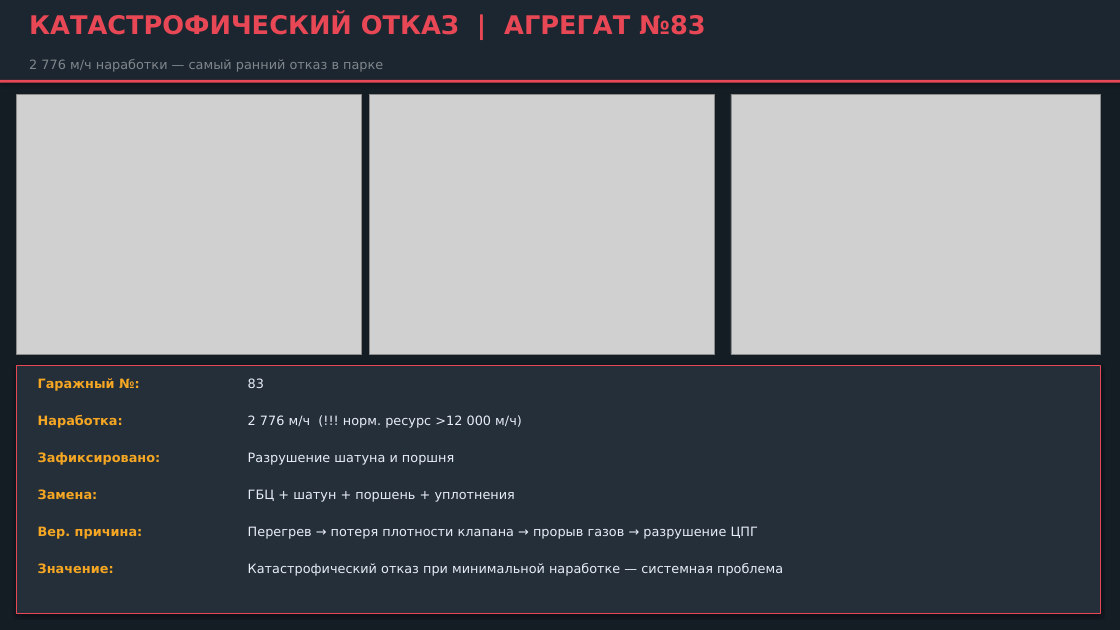
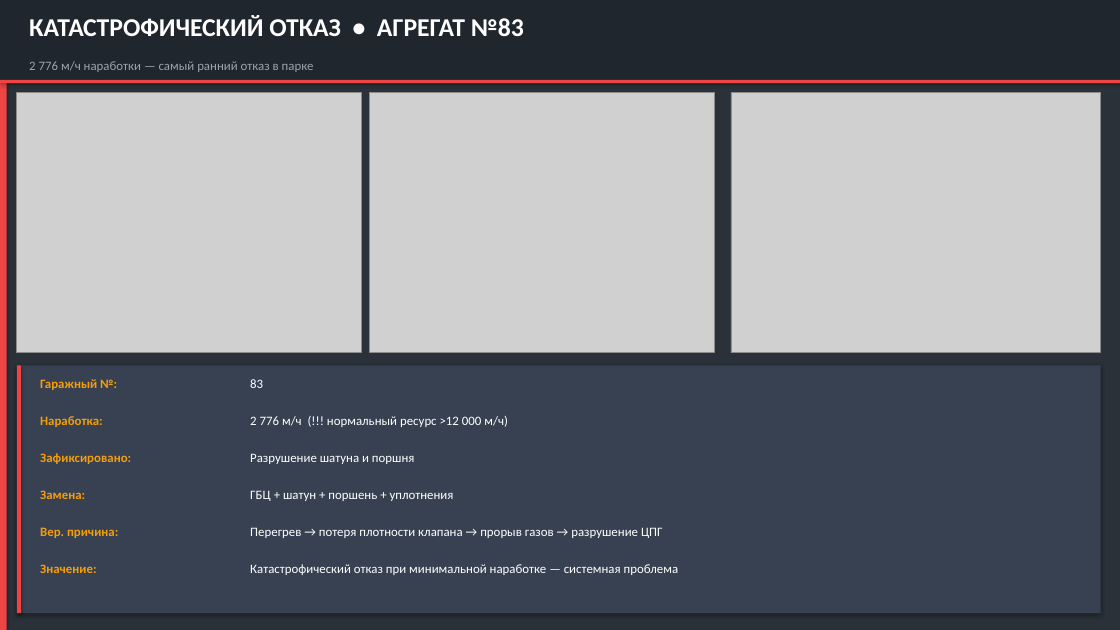
Before and after one commit to victorekuznetsov/NTE200, a slide deck: slide 15 of Презентация_анализ_клапанов_QSK50_NTE200.pptx (slide 7 before the commit). Drawn at 1120x630 pixels with LibreOffice and Linux fonts; fonts in the diff are those of the drawing; grey boxes stand for pictures. Boxes give left, top, right and bottom in pixels: in the first picture for what was removed or moved away, otherwise in the second. Text is boxed around its words. In the diff, an @@ line names an element or a change of style, - is before the commit and + after.

```diff
--- a/Презентация_анализ_клапанов_QSK50_NTE200.pptx
+++ b/Презентация_анализ_клапанов_QSK50_NTE200.pptx
@@ background #141C24 to #2A3138 @@
@@ rectangle at box(0, 0, 1120, 80): fill #1C2630 to #1F262D @@
@@ rectangle added at box(0, 0, 7, 630), fill #EF4444 @@
@@ text at box(29, 15, 524, 36): text changed; font DejaVu Sans to Calibri; text colour #E84855 to #FFFFFF @@
-КАТАСТРОФИЧЕСКИЙ ОТКАЗ | АГРЕГАТ №83
+КАТАСТРОФИЧЕСКИЙ ОТКАЗ • АГРЕГАТ №83
@@ text "2 776 м/ч наработки — ..." at box(29, 61, 314, 72): font DejaVu Sans to Calibri, text colour #80868B to #9CA3AF @@
@@ rectangle at box(0, 80, 1120, 83): fill #E84855 to #EF4444 @@
@@ rectangle at box(17, 365, 1101, 613): fill #242F39 to #374151; outline #E84855 1 pt to none @@
@@ rectangle added at box(17, 365, 21, 613), fill #EF4444 @@
@@ text at box(250, 416, 508, 427): text changed; font DejaVu Sans to Calibri; text colour #E8EDF6 to #FFFFFF @@
-2 776 м/ч (!!! норм. ресурс >12 000 м/ч)
+2 776 м/ч (!!! нормальный ресурс >12 000 м/ч)
@@ font DejaVu Sans to Calibri, text colour #F5A623 to #F59E0B in 6 elements at box(40, 379, 117, 390), box(40, 416, 103, 427), box(40, 453, 131, 464), box(40, 490, 85, 499), box(40, 527, 118, 538), box(40, 564, 96, 573) @@
@@ font DejaVu Sans to Calibri, text colour #E8EDF6 to #FFFFFF in 5 elements at box(250, 379, 263, 388), box(250, 453, 415, 464), box(250, 490, 454, 501), box(250, 527, 663, 538), box(250, 564, 679, 575) @@
```
Also in this commit, not shown: 13 other slides changed, 6 slides added, 6 slides removed, 1 other file.
